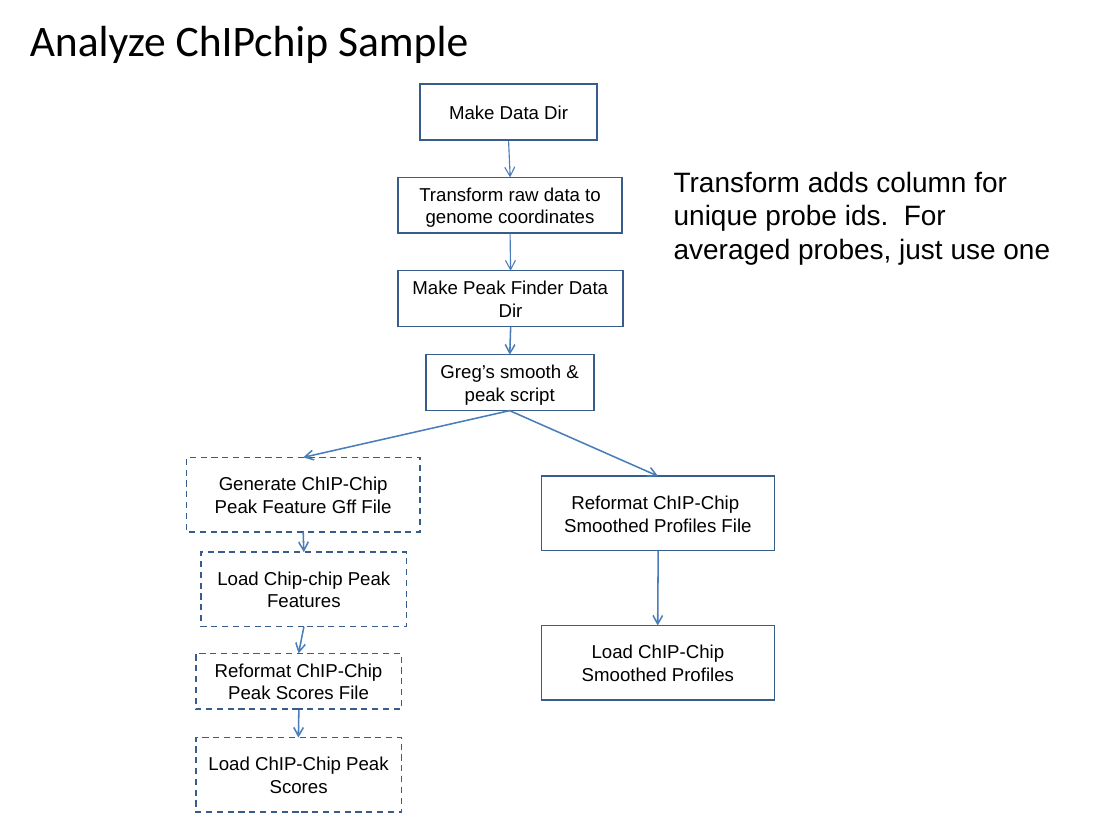
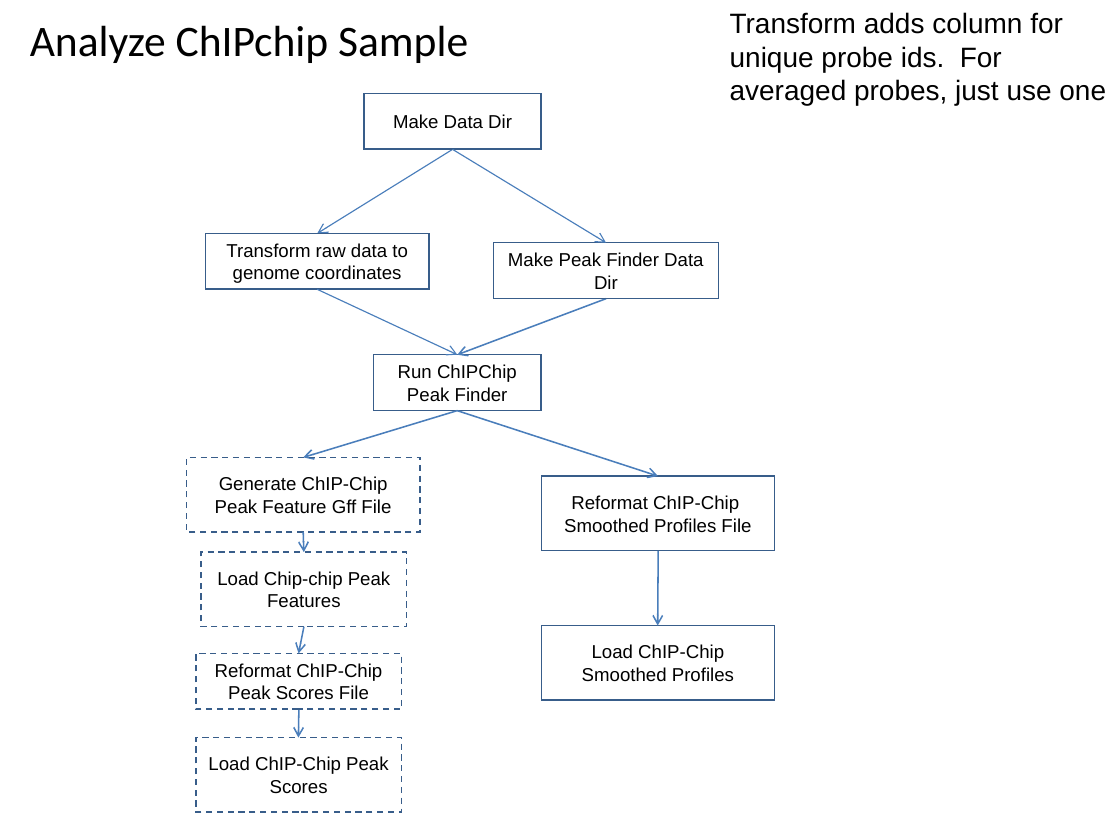
Before and after one commit to VEuPathDB/ApiCommonWorkflow, a slide deck: slide 53 of Main/doc/IntegratedWorkflow.ppt. Drawn at 1120x840 pixels with LibreOffice and Linux fonts; fonts in the diff are those of the drawing. Boxes give left, top, right and bottom in pixels: in the first picture for what was removed or moved away, otherwise in the second. Text is boxed around its words. In the diff, an @@ line names an element or a change of style, - is before the commit and + after.

```diff
--- a/Main/doc/IntegratedWorkflow.ppt
+++ b/Main/doc/IntegratedWorkflow.ppt
@@ text "Transform adds column for unique ...": place and size @@
-text "Transform adds column for unique ..." at [674, 171, 1050, 264]
+text "Transform adds column for unique ..." at [730, 12, 1106, 106]
@@ rectangle "Make Data Dir": place and size @@
-rectangle "Make Data Dir" at [420, 84, 597, 140]
+rectangle "Make Data Dir" at [364, 93, 541, 149]
@@ arrow moved from (508, 140) - (511, 177) to (452, 149) - (317, 233) @@
@@ arrow moved from (510, 233) - (511, 271) to (452, 149) - (606, 243) @@
@@ rectangle "Transform raw data to genome ...": place and size @@
-rectangle "Transform raw data to genome ..." at [399, 177, 623, 233]
+rectangle "Transform raw data to genome ..." at [205, 233, 429, 289]
@@ rectangle "Make Peak Finder Data Dir": place and size @@
-rectangle "Make Peak Finder Data Dir" at [398, 271, 623, 327]
+rectangle "Make Peak Finder Data Dir" at [493, 243, 718, 299]
@@ arrow added from (317, 289) to (457, 355), #4A7EBB 0.74 pt @@
@@ arrow moved from (511, 327) - (510, 355) to (606, 299) - (457, 355) @@
@@ rectangle "Run ChIPChip Peak Finder": place and size @@
-rectangle "Run ChIPChip Peak Finder" at [426, 355, 594, 411]
+rectangle "Run ChIPChip Peak Finder" at [373, 355, 541, 411]
@@ text in rectangle at [398, 364, 517, 402]: text changed @@
-Greg’s smooth & peak script
+Run ChIPChip Peak Finder
@@ arrow moved from (510, 411) - (304, 457) to (457, 411) - (304, 457) @@
@@ arrow moved from (510, 411) - (657, 476) to (457, 411) - (657, 476) @@
```
